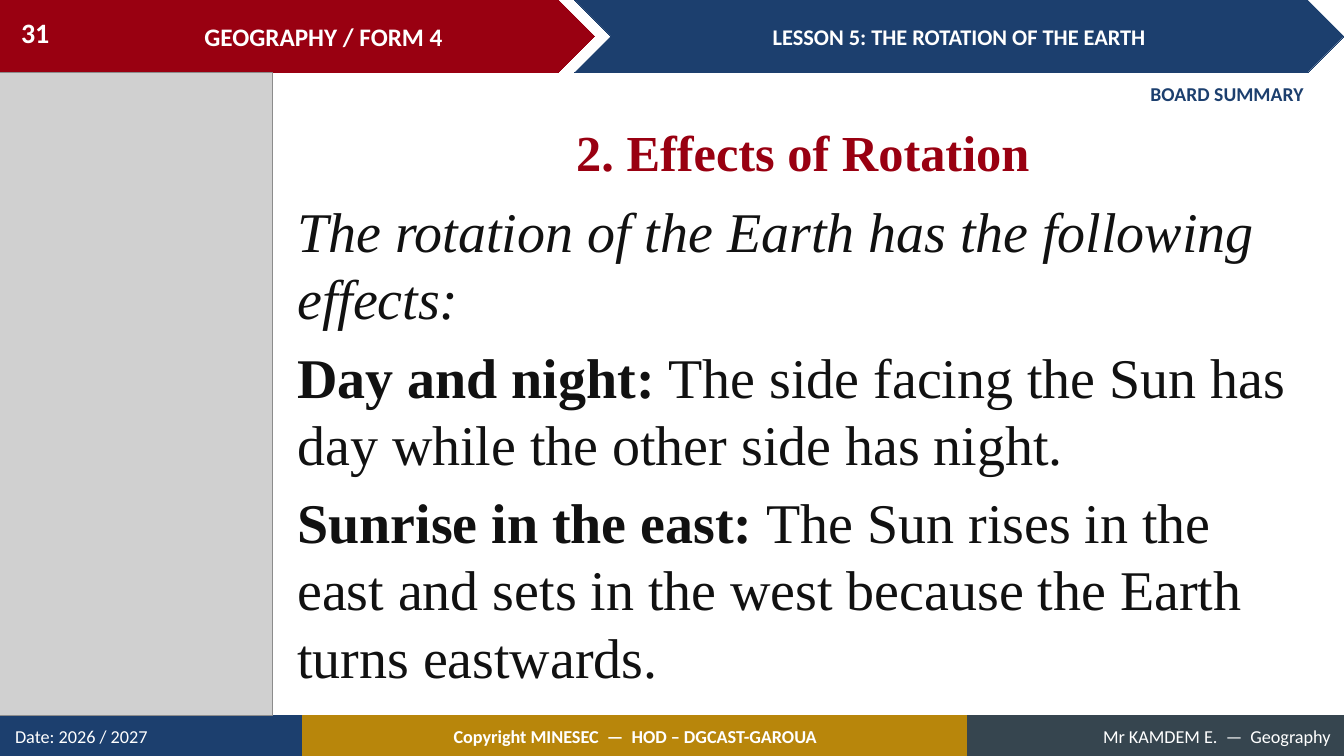
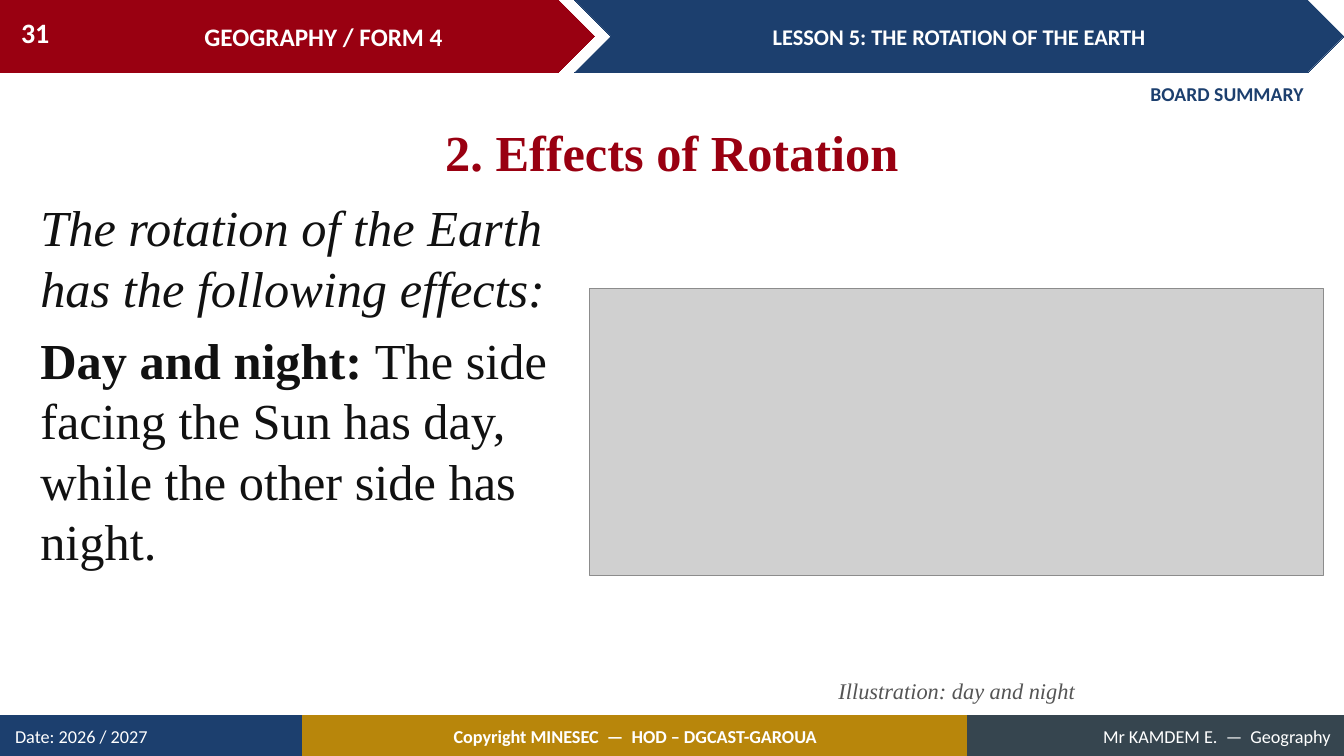
Before and after one commit to Berthautk/linea-github, a slide deck: slide 31 of lecons/F3/08_FORM4_LESSON05_Rotation_of_the_Earth.pptx. Drawn at 1344x756 pixels with LibreOffice and Linux fonts; fonts in the diff are those of the drawing; grey boxes stand for pictures. Boxes give left, top, right and bottom in pixels: in the first picture for what was removed or moved away, otherwise in the second. Text is boxed around its words. In the diff, an @@ line names an element or a change of style, - is before the commit and + after.

```diff
--- a/lecons/F3/08_FORM4_LESSON05_Rotation_of_the_Earth.pptx
+++ b/lecons/F3/08_FORM4_LESSON05_Rotation_of_the_Earth.pptx
@@ picture removed at (0,73,272,716) @@
@@ text "2. Effects of Rotation": place and size @@
-text "2. Effects of Rotation" at (576,135,1030,172)
+text "2. Effects of Rotation" at (445,135,899,172)
@@ text "The rotation of the Earth ...": place and size @@
-text "The rotation of the Earth ..." at (297,212,1286,679)
+text "The rotation of the Earth ..." at (40,211,547,571)
@@ text at (40,211,545,318): size 40 to 36 pt in "The rotation of the Earth has the ..." @@
@@ picture added at (590,288,1324,575) @@
@@ text at (40,344,547,571): text changed; size 40 to 36 pt @@
-Day and night: The side facing the Sun has day while the other side has night.
-Sunrise in the east: The Sun rises in the east and sets in the west because the Earth turns eastwards.
+Day and night: The side facing the Sun has day, while the other side has night.
@@ text added at (838,683,1075,704), 16 pt, text #555555, italic @@
+Illustration: day and night
```
Also in this commit, not shown: 11 other slides changed, 5 slides added, 2 slides removed, 10 other files.
